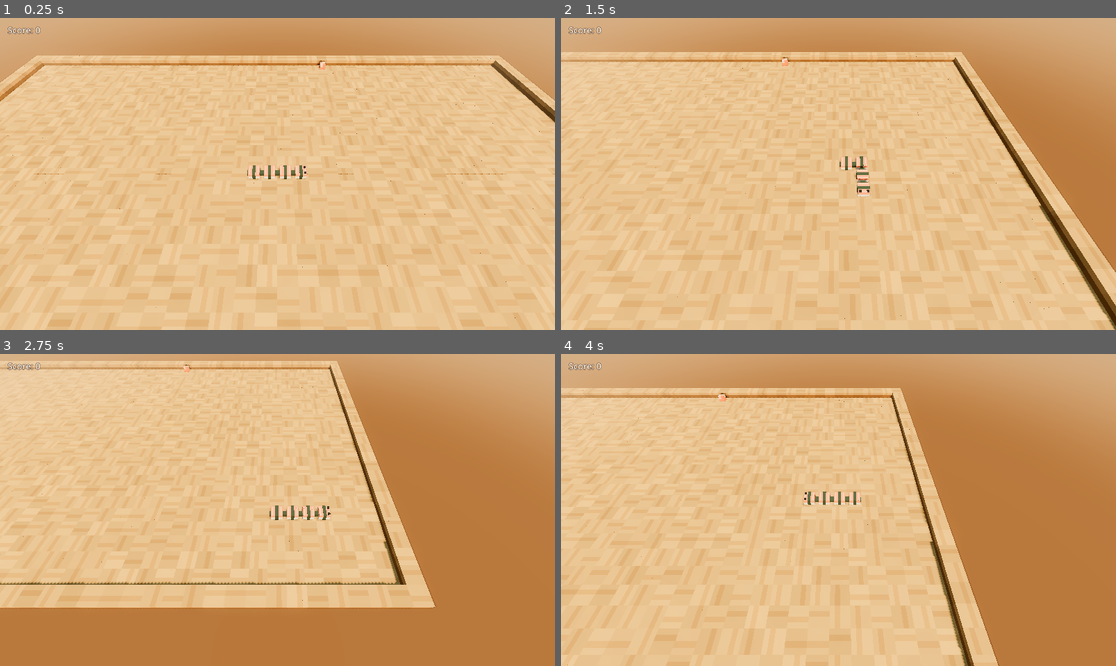
Above: before the commit, frames 1-4 (two rows, left to right).
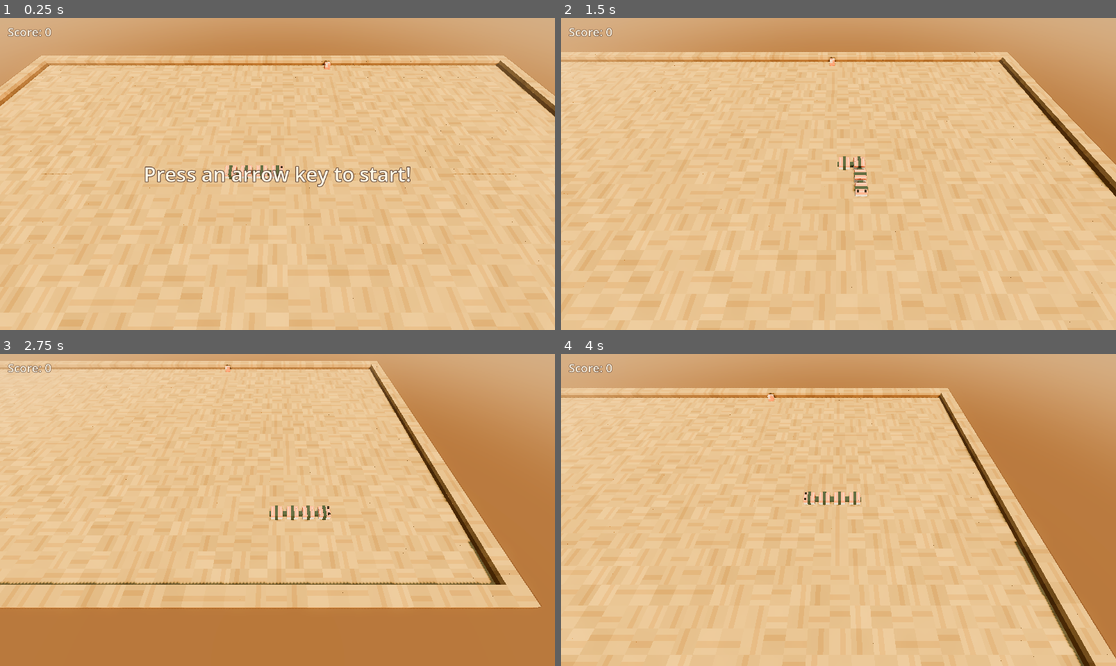
Above: after the commit, the same moments.

Repository: mmarines/D4-CMPM-121
Game: Godot game, scene res://main.tscn
Two runs of this game, one before a commit and one after it. Both use one fixed random seed, a clock stepped at 60 frames per second and the inputs below.
Inputs:
- Up to frame 1 (0.25 s): no input
- Up to frame 2 (1.5 s): tap Enter (ui_accept) at 0.5, 1.35 s; hold Right (ui_right) 0.53-1.28 s; hold Enter (ui_accept) 0.53-1.28 s; hold Down (ui_down) from 1.28 s (still down)
- Up to frame 3 (2.75 s): tap Enter (ui_accept) at 1.52, 1.82 s; release Down (ui_down) at 2.03 s; hold Right (ui_right) from 2.03 s (still down); hold Enter (ui_accept) from 2.03 s (still down)
- Up to frame 4 (4 s): release Right (ui_right) at 2.78 s; release Enter (ui_accept) at 2.78 s; hold Up (ui_up) 2.78-3.53 s; tap Enter (ui_accept) at 2.85, 3.02, 3.32 s; hold Left (ui_left) from 3.53 s (still down); hold Enter (ui_accept) from 3.53 s (still down)

The runs differ from the first frame. In frame 1, 8.5% of the frame differs, in the area x 0-100%, y 2-100%; in frame 2, 17%; in frame 3, 17%; in frame 4, 22%.

Commit message:
[Step 2] Start/Game Over Screens; game ends with wall/body collision

Diff:
--- a/app/main.gd
+++ b/app/main.gd
@@ -18,6 +18,9 @@
 var food := MeshInstance3D.new()
 var camera := Camera3D.new()
 var score_label := Label.new()
+var game_over_label := Label.new()
+var start_label := Label.new()
+var hud := CanvasLayer.new()
 var _clock := 0.0
 
 
@@ -26,22 +29,57 @@
 	_build_stage()
 	_draw_snake()
 	_draw_food()
-	var hud := CanvasLayer.new()
 	add_child(hud)
 	score_label.text = "Score: 0"
 	score_label.position = Vector2(16, 12)
-	score_label.add_theme_font_size_override("font_size", 18)
+	score_label.add_theme_font_size_override("font_size", 24)
 	score_label.add_theme_color_override("font_color", Color("fff8e7"))
 	score_label.add_theme_color_override("font_outline_color", Color("4a2e22"))
 	score_label.add_theme_constant_override("outline_size", 3)
 	hud.add_child(score_label)
 
+	game_over_label.text = "Sushi Smashed!\nFinal score: 0\nPress Enter to play again"
+	game_over_label.horizontal_alignment = HORIZONTAL_ALIGNMENT_CENTER
+	game_over_label.vertical_alignment = VERTICAL_ALIGNMENT_CENTER
+	game_over_label.position = Vector2(0, 0)
+	game_over_label.size = get_viewport().get_visible_rect().size
+	game_over_label.visible = false
+	game_over_label.add_theme_font_size_override("font_size", 42)
+	game_over_label.add_theme_color_override("font_color", Color("fff8e7"))
+	game_over_label.add_theme_color_override("font_outline_color", Color("4a2e22"))
+	game_over_label.add_theme_constant_override("outline_size", 5)
+	hud.add_child(game_over_label)
+
+	start_label.text = "Press an arrow key to start!"
+	start_label.horizontal_alignment = HORIZONTAL_ALIGNMENT_CENTER
+	start_label.vertical_alignment = VERTICAL_ALIGNMENT_CENTER
+	start_label.position = Vector2(0, 0)
+	start_label.size = get_viewport().get_visible_rect().size
+	start_label.add_theme_font_size_override("font_size", 42)
+	start_label.add_theme_color_override("font_color", Color("fff8e7"))
+	start_label.add_theme_color_override("font_outline_color", Color("4a2e22"))
+	start_label.add_theme_constant_override("outline_size", 5)
+	hud.add_child(start_label)
+
 
 ## Input arrives as events, so even a tap shorter than one frame is never missed.
 func _unhandled_input(event: InputEvent) -> void:
+	if not session.running:
+		if event.is_action_pressed("ui_accept"):
+			session.restart()
+			_clock = 0.0
+			game_over_label.visible = false
+			start_label.visible = false
+			_draw_snake()
+			_draw_food()
+			score_label.text = "Score: 0"
+			start_label.visible = true
+		return
+
 	for action in DIRECTIONS:
 		if event.is_action_pressed(action):
-			session.dragon.turn(DIRECTIONS[action])
+			session.start(DIRECTIONS[action])
+			start_label.visible = false
 
 
 func _process(delta: float) -> void:
@@ -52,6 +90,11 @@
 		_draw_snake()
 		_draw_food()
 		score_label.text = "Score: %d" % session.score
+		if not session.running:
+			game_over_label.text = (
+				"Sushi Smashed!\nFinal score: %d\nPress Enter to play again" % session.score
+			)
+			game_over_label.visible = true
 	_follow(delta)
 
 
--- a/core/dragon.gd
+++ b/core/dragon.gd
@@ -27,12 +27,19 @@
 	_turns.append(direction)
 
 
-## Advance one cell, taking the next queued turn first. Wrapping around the grid is a
-## placeholder: once Session ends the run at solid tiles, the dragon never reaches an edge.
+## Return the head position for the next tick without changing the body.
+func next_head() -> Vector2i:
+	var next_heading := heading
+	if not _turns.is_empty():
+		next_heading = _turns.front()
+	return body[0] + next_heading
+
+
+## Advance one cell, taking the next queued turn first. The Session decides whether
+## the destination is legal before this movement is applied.
 func tick(grow := false) -> void:
 	if not _turns.is_empty():
 		heading = _turns.pop_front()
-	var head := body[0] + heading
-	body.push_front(Vector2i(posmod(head.x, size.x), posmod(head.y, size.y)))
+	body.push_front(body[0] + heading)
 	if not grow:
 		body.pop_back()
--- a/core/session.gd
+++ b/core/session.gd
@@ -9,6 +9,8 @@
 var food := Vector2i(-1, -1)
 var score := 0
 var rng := RandomNumberGenerator.new()
+var started := false
+var running := true
 
 
 func _init(grid_size: Vector2i) -> void:
@@ -22,7 +24,20 @@
 ## own body and with solid tiles (board.is_solid). Each needs the dragon and something
 ## else, which is why they go here rather than in Dragon.tick.
 func tick() -> void:
-	var eating := dragon.body[0] + dragon.heading == food
+	if not started or not running:
+		return
+
+	var candidate := dragon.next_head()
+	if board.is_solid(candidate):
+		running = false
+		return
+
+	var tail_is_leaving: bool = candidate == dragon.body.back()
+	if candidate in dragon.body and not tail_is_leaving:
+		running = false
+		return
+
+	var eating := candidate == food
 	dragon.tick(eating)
 	if eating:
 		score += 1
@@ -38,3 +53,20 @@
 		food = Vector2i(-1, -1)
 	else:
 		food = free_cells[rng.randi_range(0, free_cells.size() - 1)]
+
+
+func start(direction: Vector2i) -> void:
+	if running:
+		started = true
+		dragon.turn(direction)
+
+
+func restart() -> void:
+	var grid_size := board.size
+	board = Board.bordered(grid_size)
+	dragon = Dragon.new(grid_size)
+	score = 0
+	started = false
+	running = true
+	rng.seed = 12345
+	spawn_food()
--- a/tests/dragon_test.gd
+++ b/tests/dragon_test.gd
@@ -24,8 +24,8 @@
 	assert_eq(dragon.heading, Vector2i.LEFT)
 
 
-func test_wraps_at_the_edge() -> void:
+func test_does_not_wrap_at_the_edge() -> void:
 	var dragon := Dragon.new(Vector2i(10, 10))
 	for i in 5:
 		dragon.tick()
-	assert_eq(dragon.body[0], Vector2i(0, 5))
+	assert_eq(dragon.body[0], Vector2i(10, 5))
--- a/tests/session_test.gd
+++ b/tests/session_test.gd
@@ -3,6 +3,7 @@
 
 func test_a_tick_moves_the_dragon_head() -> void:
 	var session := Session.new(Vector2i(10, 10))
+	session.start(Vector2i.RIGHT)
 	session.tick()
 	assert_eq(session.dragon.body[0], Vector2i(6, 5))
 
@@ -16,6 +17,7 @@
 func test_eating_grows_and_scores() -> void:
 	var session := Session.new(Vector2i(10, 10))
 	var initial_size := session.dragon.body.size()
+	session.start(Vector2i.RIGHT)
 	session.food = session.dragon.body[0] + session.dragon.heading
 
 	session.tick()
@@ -26,8 +28,59 @@
 
 func test_new_food_never_appears_on_the_body() -> void:
 	var session := Session.new(Vector2i(10, 10))
+	session.start(Vector2i.RIGHT)
 	session.food = session.dragon.body[0] + session.dragon.heading
 
 	session.tick()
 
 	assert_true(not session.food in session.dragon.body)
+
+
+func test_waits_for_the_first_arrow_key() -> void:
+	var session := Session.new(Vector2i(10, 10))
+	var head := session.dragon.body[0]
+
+	session.tick()
+
+	assert_eq(session.dragon.body[0], head)
+
+
+func test_wall_collision_stops_the_run() -> void:
+	var session := Session.new(Vector2i(10, 10))
+	session.started = true
+	session.board.tiles[session.dragon.body[0] + Vector2i.RIGHT] = "wall"
+
+	session.tick()
+
+	assert_true(not session.running)
+
+
+func test_moving_into_the_tail_is_safe() -> void:
+	var session := Session.new(Vector2i(10, 10))
+	session.started = true
+	session.dragon.body = [
+		Vector2i(5, 5),
+		Vector2i(5, 6),
+		Vector2i(5, 4),
+	]
+	session.dragon.heading = Vector2i.UP
+	session.food = Vector2i(8, 8)
+
+	session.tick()
+	assert_true(session.running)
+
+
+func test_biting_the_body_ends_the_run() -> void:
+	var session := Session.new(Vector2i(10, 10))
+	session.started = true
+	session.dragon.body = [
+		Vector2i(5, 5),
+		Vector2i(6, 5),
+		Vector2i(7, 5),
+	]
+	session.dragon.heading = Vector2i.RIGHT
+	session.food = Vector2i(8, 8)
+
+	session.tick()
+
+	assert_true(not session.running)
